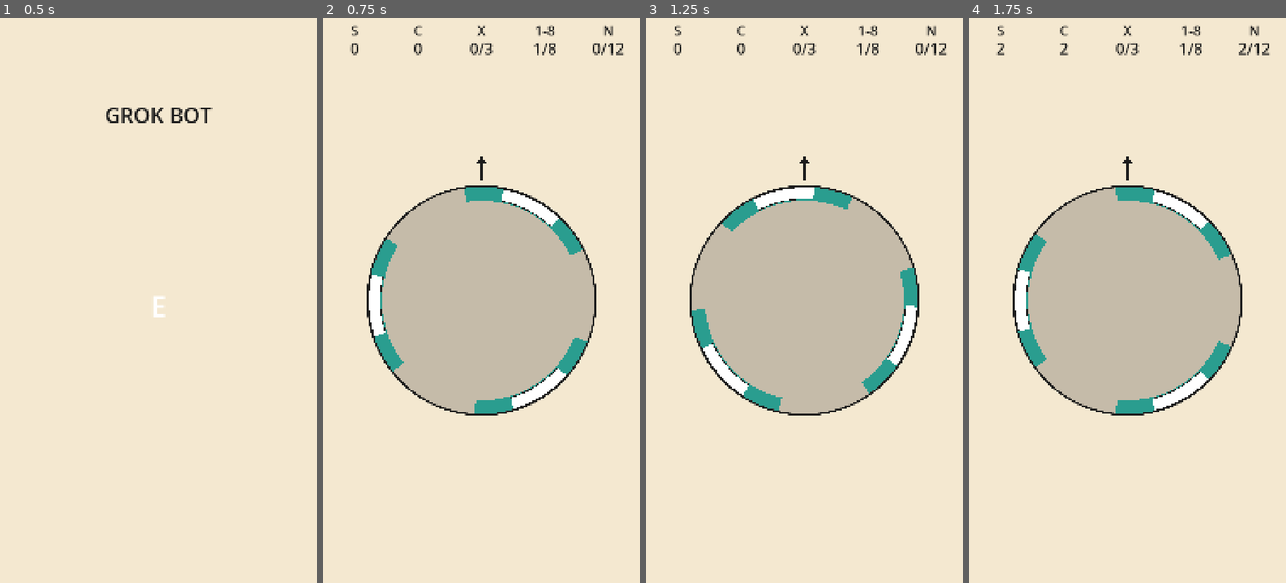
Above: before the commit, frames 1-4 (left to right).
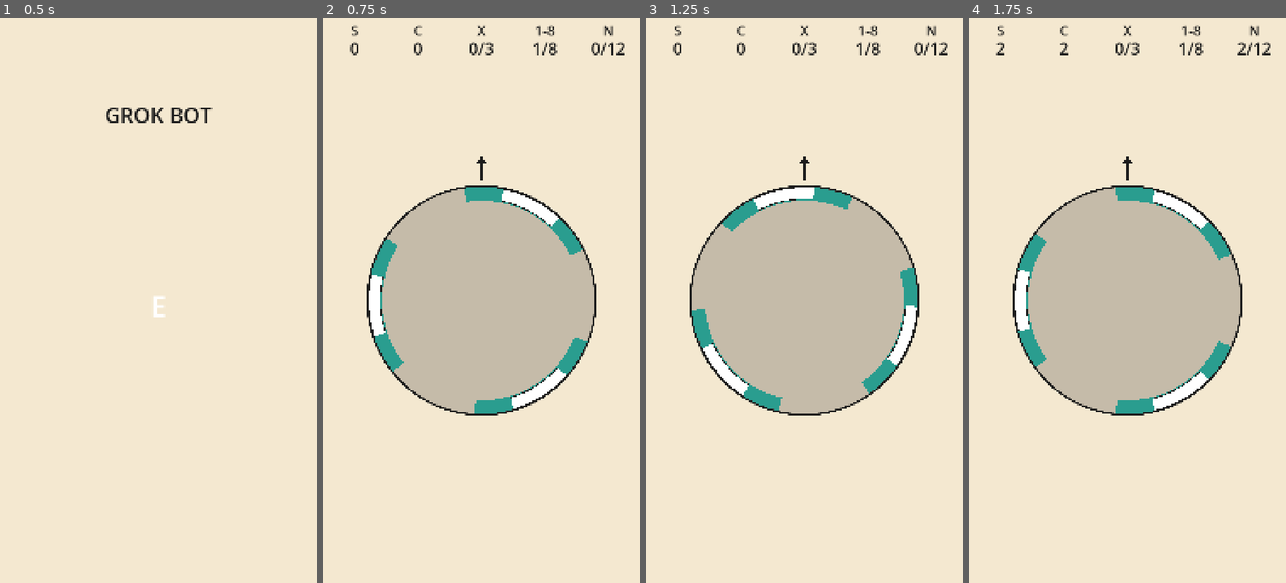
Above: after the commit, the same moments.

Repository: fallenblueray/Grok-Bot-Game
Game: Godot game, scene res://Boot.tscn
Same seed, same stepped clock (60 frames per second), same inputs: the game is played once before the commit and once after it.
Inputs (mouse positions are in pixels of both pictures, inside the frame that each line leads up to):
- Up to frame 1 (0.5 s): no input
- Up to frame 2 (0.75 s): click "E" at 0.5 s
- Up to frame 3 (1.25 s): no input
- Up to frame 4 (1.75 s): tap Enter at 1.25 s; move the mouse to (1197, 272) at 1.27 s; hold D from 1.28 s (still down); tap 1 at 1.35 s; click (1197, 272) at 1.42 s; tap Space at 1.52 s

Frame 1 is identical in both runs. In frame 2, 0.3% of the frame differs, in the area x 8-96%, y 4-7%; in frame 3, 0.3%; in frame 4, 0.3%.

Commit message:
HUD value size 56 so 390px numbers hit 20px

Diff:
--- a/ModeE.gd
+++ b/ModeE.gd
@@ -293,7 +293,7 @@
 	l.size = Vector2(w, 80)
 	l.horizontal_alignment = HORIZONTAL_ALIGNMENT_CENTER
 	l.vertical_alignment = VERTICAL_ALIGNMENT_CENTER
-	l.add_theme_font_size_override("font_size", 52)
+	l.add_theme_font_size_override("font_size", 56)
 	l.add_theme_color_override("font_color", INK)
 	l.mouse_filter = Control.MOUSE_FILTER_IGNORE
 	host.add_child(l)
